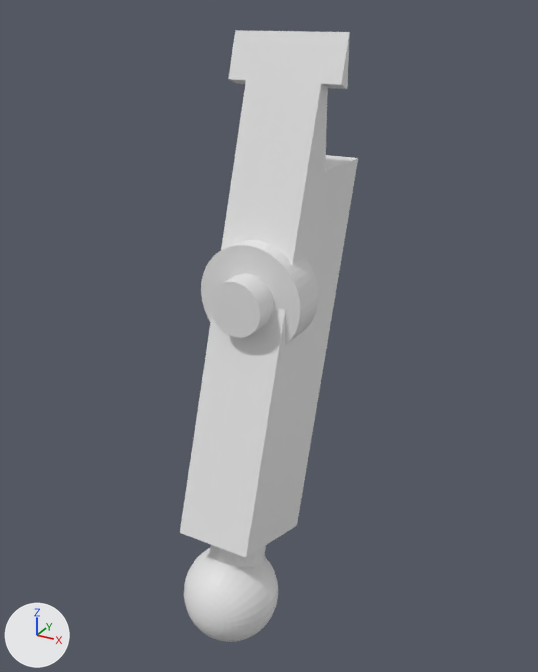
Renders of the glTF model suspension/assets/c0_beam.glb from each side of a commit.
Rendered twice from a 50 mm camera at (50.8, -79.7, 86.4) aimed at (-0.6, 13.9, 39.6). Arrows for +X, +Y and +Z are at lower left; the lights stay in place. The first picture is the older version.

The older version as bpy lines, for what is in view:
```python
me_geometry_0 = bpy.data.meshes.new('geometry_0')
me_geometry_0.from_pydata(...)  # 987 vertices, 1970 faces; spans x -8.8..8.8, y -7.6..31.1, z -7.6..83.6
ob_geometry_0 = bpy.data.objects.new('geometry_0', me_geometry_0)
ob_geometry_0.location = (0.0, 0.0, 0.0)
```
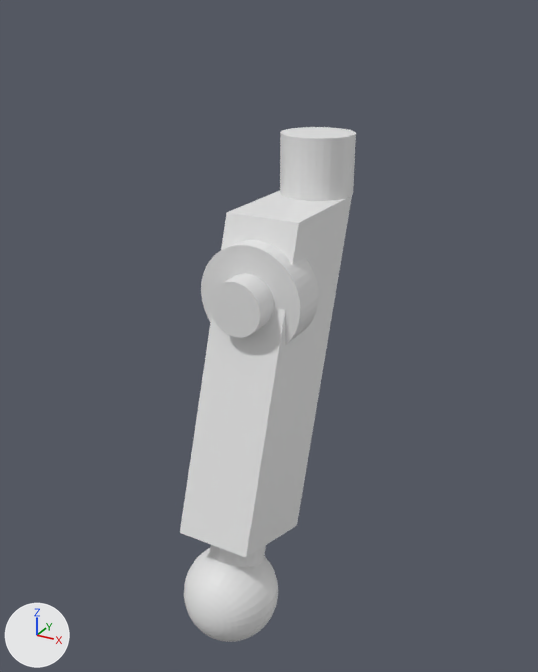
What differs and where, as boxes (x1, y1, x2, y2) in the pictures (538 x 672 px):
'geometry_0', reshaped (16% shorter)
    before: (180, 30, 358, 642)
    after: (180, 127, 356, 642)
part 1 of me_geometry_0, cut back
    before: (180, 30, 358, 575)
    after: (180, 127, 356, 575)

The change, as a list of edits to the scene's bpy script:
```text
Change me_geometry_0:
    used by ob_geometry_0; location = (0.0, 0.0, 0.0)
    remove me_geometry_0.from_pydata(...)  # 987 vertices, 1970 faces; spans x -8.8..8.8, y -7.6..31.1, z -7.6..83.6
    add me_geometry_0.from_pydata(...)  # 1039 vertices, 2074 faces; spans x -8.2..8.2, y -7.6..34.4, z -7.6..68.7
    me_geometry_0 part 1
    19 vertices are removed from x -8.8..8.8, y 16.6..31.1, z 64.9..83.6
    81 faces are deleted
    39 vertices are added at x -5.9..5.9, y 10.6..34.4, z 59.3..68.7
    32 new vertices lie (0.0, 0.0, 9.4) away from vertices in x -5.9..5.9, y 22.7..34.4, z 59.3
    185 new faces join them
```
